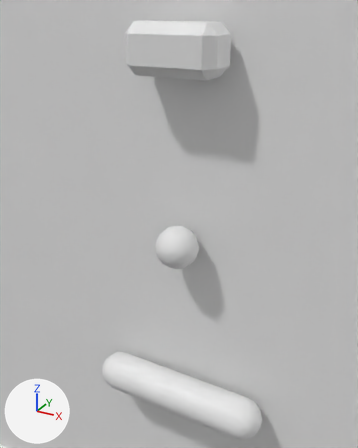
The Blender file Assets_src/blender/scene.blend, before and after one commit.
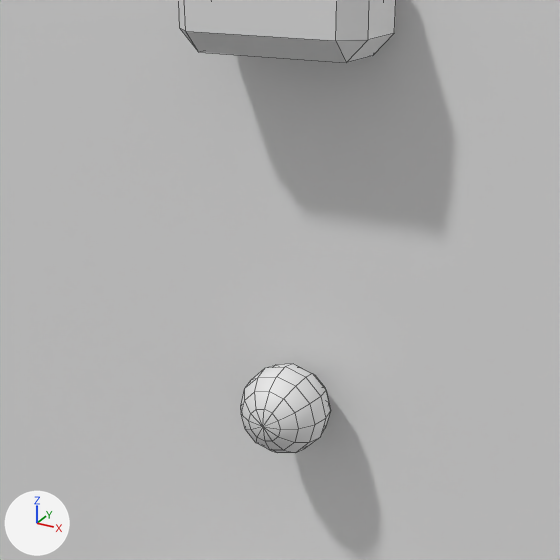
Old and new are each drawn from a 50 mm camera at (0.494, -0.959, 0.248) aimed at (0.036, -0.127, -0.168) and again close up on the part from 11% to 87% of the width and 11% to 72% of the height. Arrows for +X, +Y and +Z are at lower left; the lights stay in place. The close-ups show mesh edges as thin lines.

Objects in the first close-up: 'background', 'ball', 'brick'.
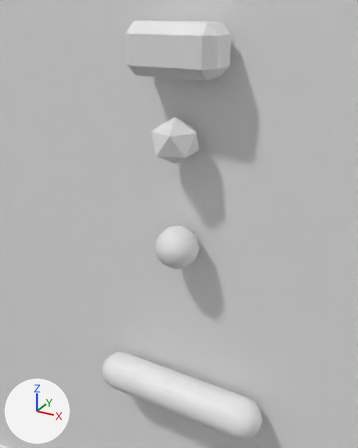
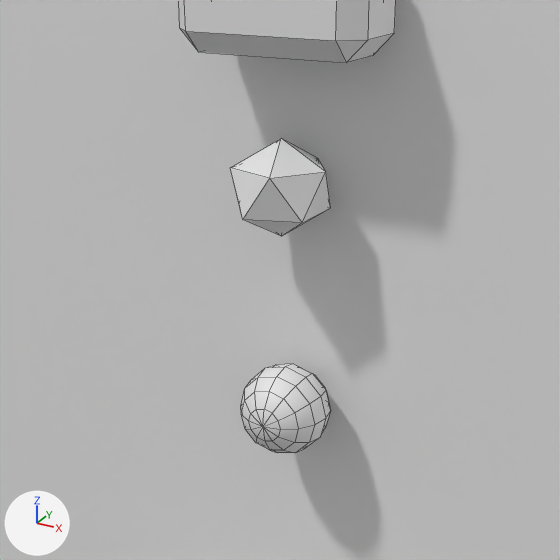
Commit message: Added powerup

The change, as a diff of the scene's bpy script:
```diff
--- a/Assets_src/blender/scene.blend.py
+++ b/Assets_src/blender/scene.blend.py
@@ me_icosphere @@
+me_icosphere.from_pydata(...)  # an icosphere of 20 faces spanning x -0.05..0.05, y -0.05..0.05, z -0.05..0.05
@@ ob_powerup @@
+ob_powerup = bpy.data.objects.new('powerup', me_icosphere)
+ob_powerup.location = (-0.004, -0.07, -0.009)
```

Location of each change, [x1, y1, x2, y2] in pixels of the close-ups (560 x 560 px):
'powerup', added: after [230, 139, 331, 236]
